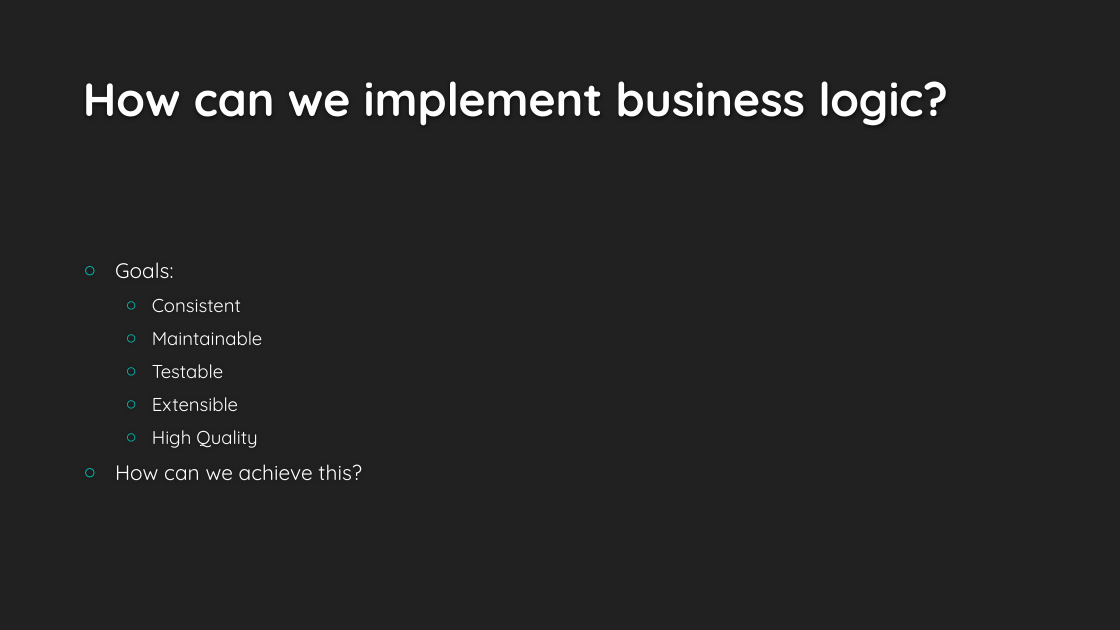
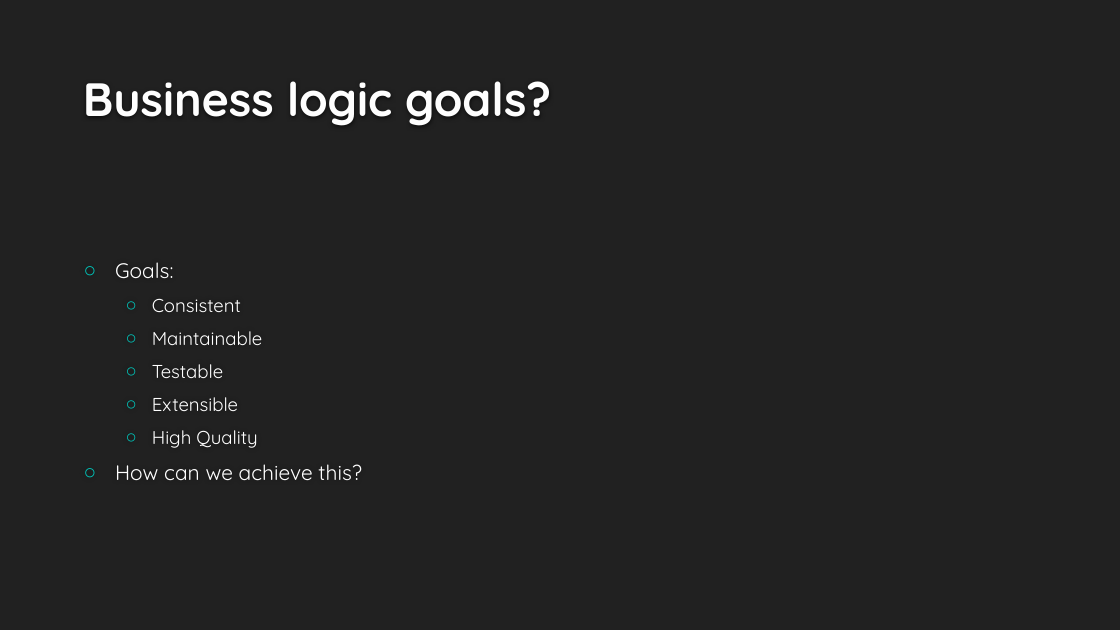
Before and after one commit to buildmotion/better-business-logic-with-typescript, a slide deck: slide 24 of Presentation/Better Business Logic with Typescript.pptx (slide 20 before the commit). Drawn at 1120x630 pixels with LibreOffice and Linux fonts; fonts in the diff are those of the drawing; background and template pictures are left out. Boxes give left, top, right and bottom in pixels: in the first picture for what was removed or moved away, otherwise in the second. Text is boxed around its words. In the diff, an @@ line names an element or a change of style, - is before the commit and + after.

```diff
--- a/Presentation/Better Business Logic with Typescript.pptx
+++ b/Presentation/Better Business Logic with Typescript.pptx
@@ title at (x1=83, y1=81, x2=551, y2=126): text changed @@
-How can we implement business logic?
+Business logic goals?
```
Also in this commit, not shown: 2 other slides changed, 6 slides added, 2 slides removed, 9 other files.
